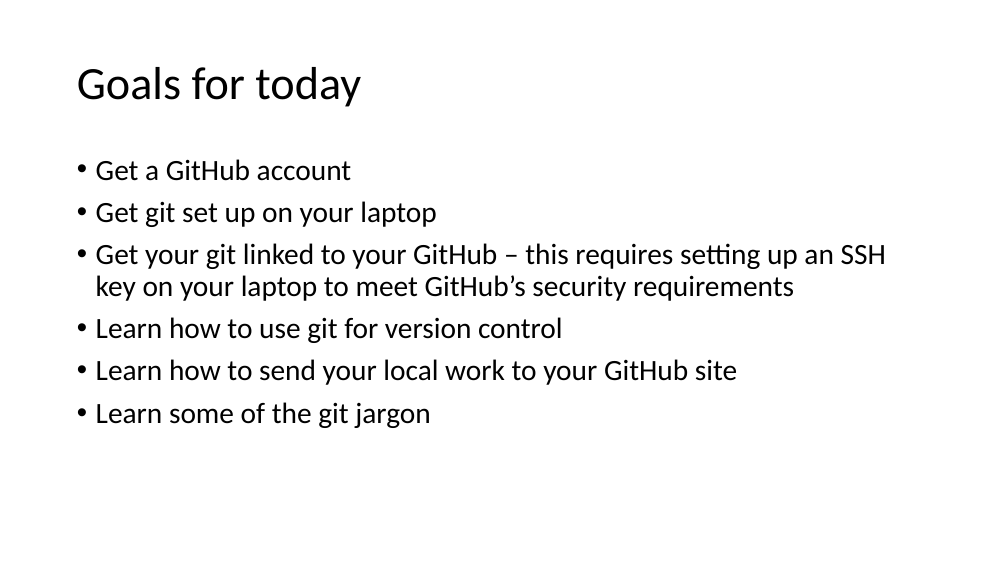
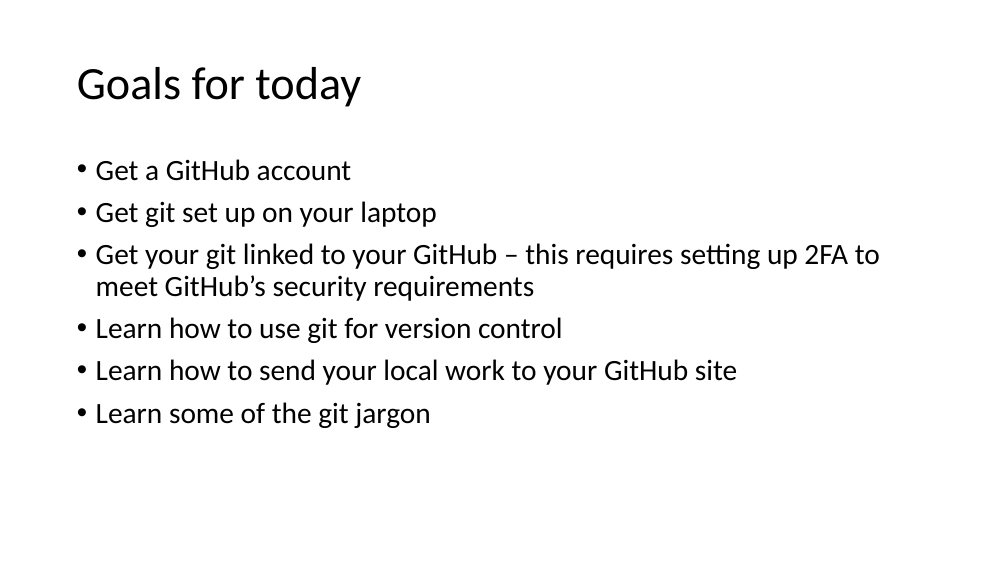
Before and after one commit to nuitrcs/introGit, a slide deck: slide 2 of introGit.pptx. Drawn at 1008x567 pixels with LibreOffice and Linux fonts; fonts in the diff are those of the drawing. Boxes give left, top, right and bottom in pixels: in the first picture for what was removed or moved away, otherwise in the second. Text is boxed around its words. In the diff, an @@ line names an element or a change of style, - is before the commit and + after.

```diff
--- a/introGit.pptx
+++ b/introGit.pptx
@@ text at [96, 243, 880, 301]: text changed @@
-• Get your git linked to your GitHub – this requires setting up an SSH key on your laptop to meet GitHub’s security requirements
+• Get your git linked to your GitHub – this requires setting up 2FA to meet GitHub’s security requirements
```
Also in this commit, not shown: 8 other slides changed, 4 slides added, 2 slides removed.
